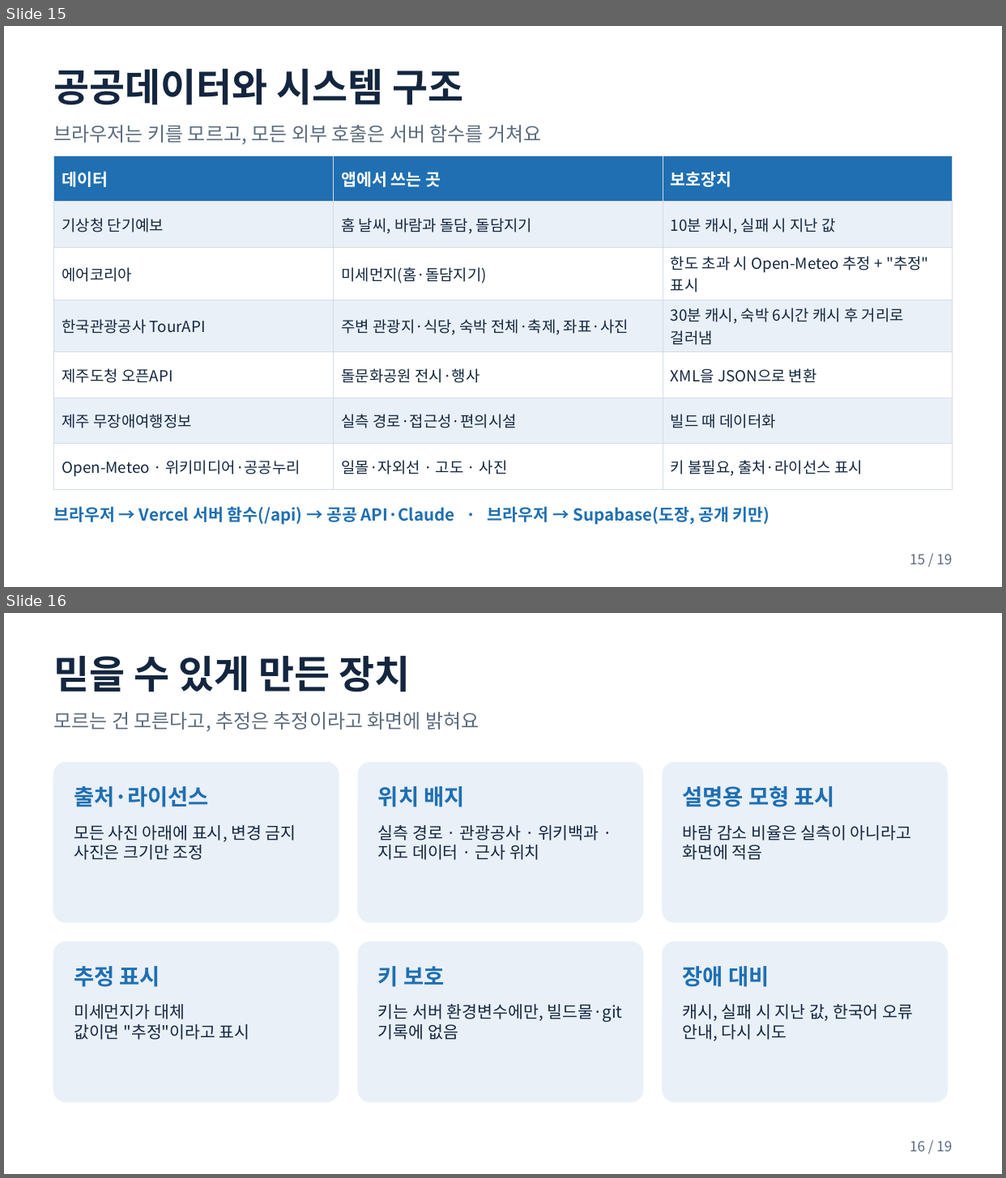
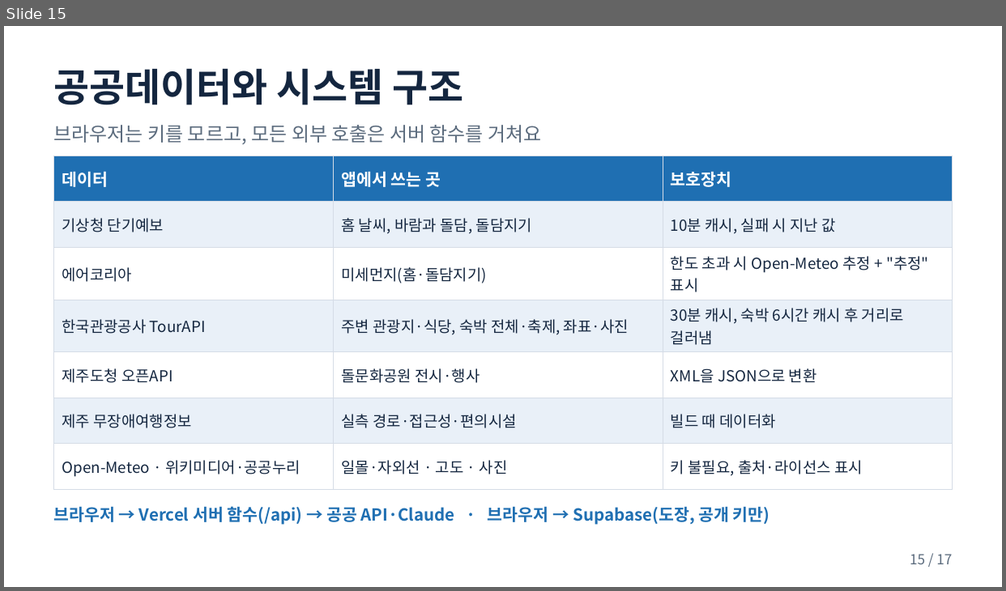
Before and after one commit to pjhjustin2430-cmd/doldam-today-jeju, a slide deck: docs/돌담오늘_발표자료.pptx. Shown one above the other, each under a label of ours: slides 15 and 16 before the commit, slide 15 after it. The pictures are 1006x1178 and 1006x591 pixels, drawn with LibreOffice and Linux fonts; fonts in the diff are those of the drawing. Boxes give left, top, right and bottom in pixels: in the first picture for what was removed or moved away, otherwise in the second. Text is boxed around its words. In the diff, an @@ line names an element or a change of style, - is before the commit and + after.

```diff
--- a/docs/돌담오늘_발표자료.pptx
+++ b/docs/돌담오늘_발표자료.pptx
@@ slide 16 removed at bbox=[4, 613, 1002, 1174], background #FFFFFF @@
@@ text removed at bbox=[54, 656, 410, 692] @@
-믿을 수 있게 만든 장치
@@ text removed at bbox=[54, 712, 479, 731] @@
-모르는 건 모른다고, 추정은 추정이라고 화면에 밝혀요
@@ rounded rectangle removed at bbox=[54, 763, 339, 922] @@
@@ rounded rectangle removed at bbox=[358, 763, 642, 922] @@
@@ rounded rectangle removed at bbox=[663, 763, 947, 922] @@
@@ text removed at bbox=[74, 786, 209, 807] @@
-출처·라이선스
@@ text removed at bbox=[378, 786, 464, 807] @@
-위치 배지
@@ text removed at bbox=[683, 786, 835, 807] @@
-설명용 모형 표시
@@ text removed at bbox=[74, 825, 296, 860] @@
-모든 사진 아래에 표시, 변경 금지 사진은 크기만 조정
@@ text removed at bbox=[378, 825, 599, 860] @@
-실측 경로 · 관광공사 · 위키백과 · 지도 데이터 · 근사 위치
@@ text removed at bbox=[683, 825, 912, 860] @@
-바람 감소 비율은 실측이 아니라고 화면에 적음
@@ rounded rectangle removed at bbox=[54, 943, 339, 1102] @@
@@ rounded rectangle removed at bbox=[358, 943, 642, 1102] @@
@@ rounded rectangle removed at bbox=[663, 943, 947, 1102] @@
@@ text removed at bbox=[74, 966, 160, 987] @@
-추정 표시
@@ text removed at bbox=[378, 966, 444, 987] @@
-키 보호
@@ text removed at bbox=[683, 966, 769, 987] @@
-장애 대비
@@ text removed at bbox=[74, 1004, 250, 1040] @@
-미세먼지가 대체 값이면 "추정"이라고 표시
@@ text removed at bbox=[378, 1004, 622, 1040] @@
-키는 서버 환경변수에만, 빌드물·git 기록에 없음
@@ text removed at bbox=[683, 1004, 913, 1041] @@
-캐시, 실패 시 지난 값, 한국어 오류 안내, 다시 시도
@@ text removed at bbox=[910, 1141, 952, 1152] @@
-16 / 19
@@ slide 15 changed as well @@
@@ text at bbox=[910, 554, 952, 565]: text changed @@
-15 / 19
+15 / 17
```
Also in this commit, not shown: 15 other slides changed, 1 other slide removed, 2 other files.
